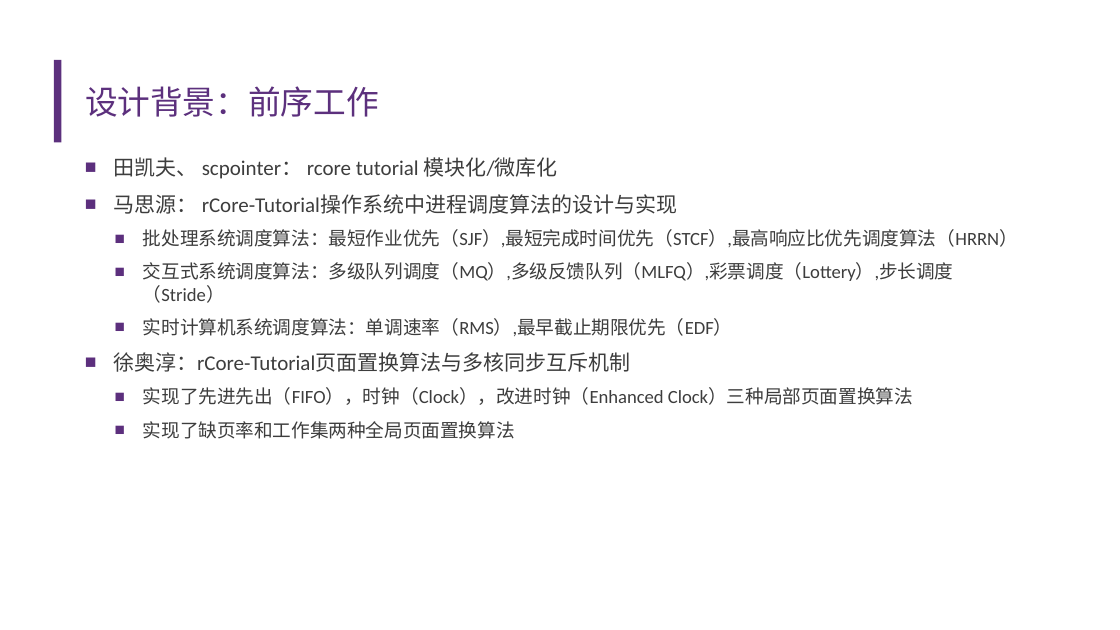
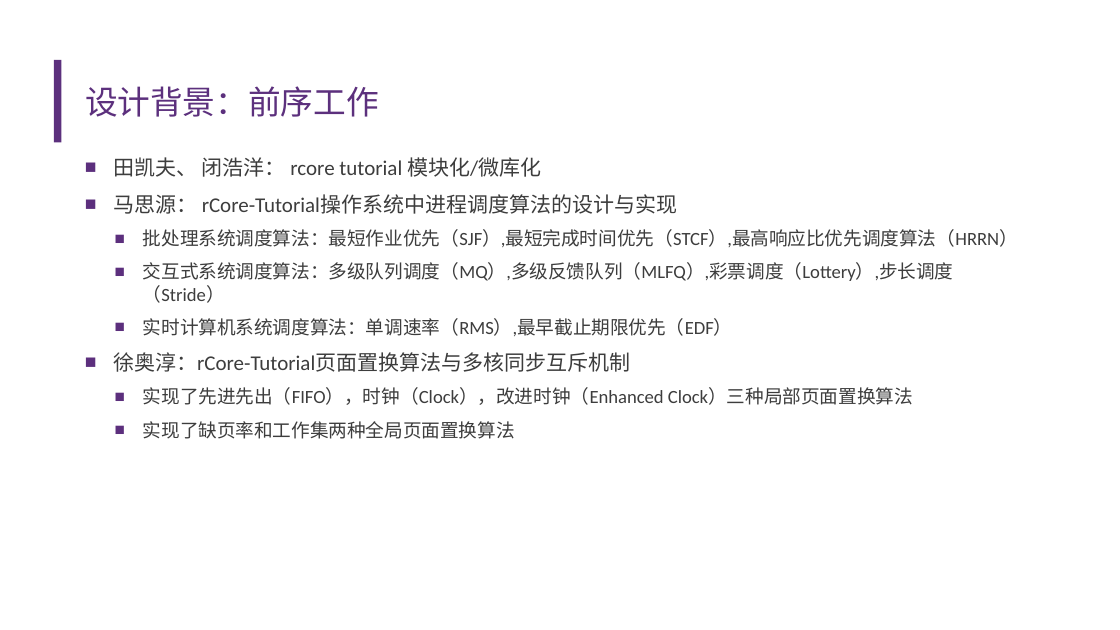
Before and after one commit to emily-jia/monoRCore, a slide deck: slide 6 of 开题报告.pptx. Drawn at 1120x630 pixels with LibreOffice and Linux fonts; fonts in the diff are those of the drawing; background and template pictures are left out. Boxes give left, top, right and bottom in pixels: in the first picture for what was removed or moved away, otherwise in the second. Text is boxed around its words. In the diff, an @@ line names an element or a change of style, - is before the commit and + after.

```diff
--- a/开题报告.pptx
+++ b/开题报告.pptx
@@ text at <box>113,157,541,177</box>: text changed @@
-■ 田凯夫、 scpointer： rcore tutorial 模块化/微库化
+■ 田凯夫、 闭浩洋： rcore tutorial 模块化/微库化
```
Also in this commit, not shown: 3 other slides changed, 2 slides added.
